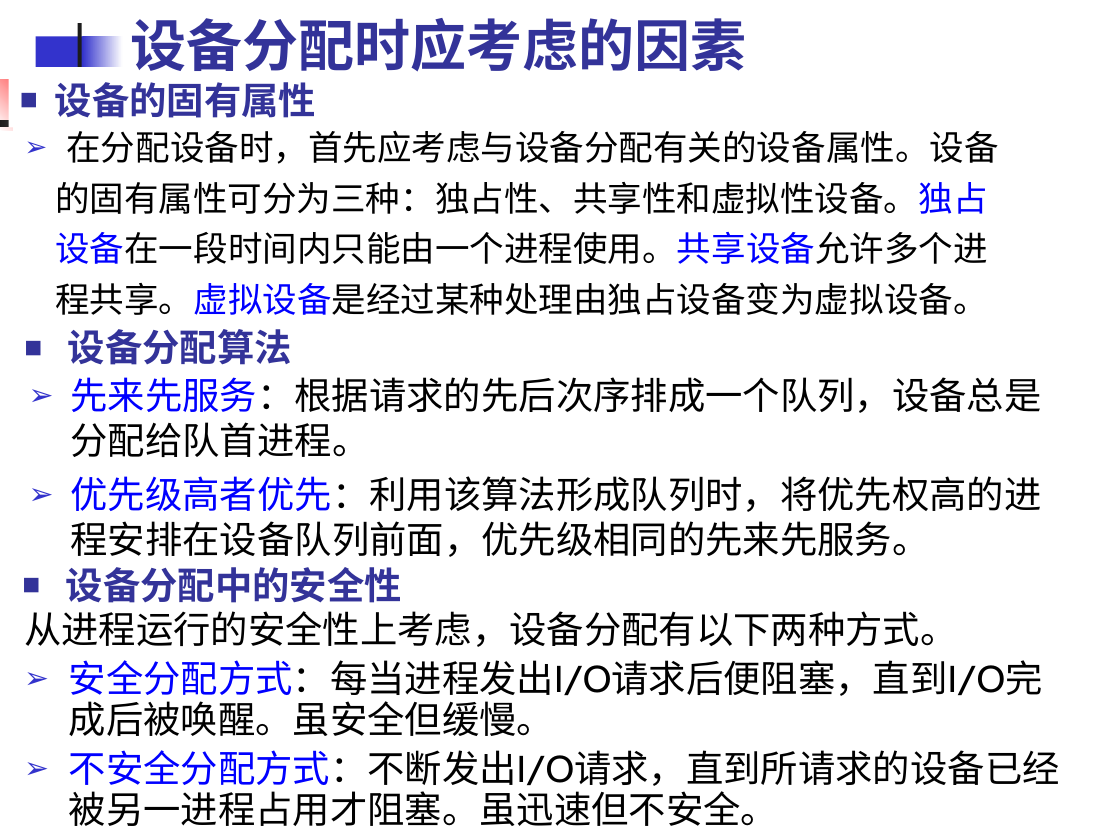
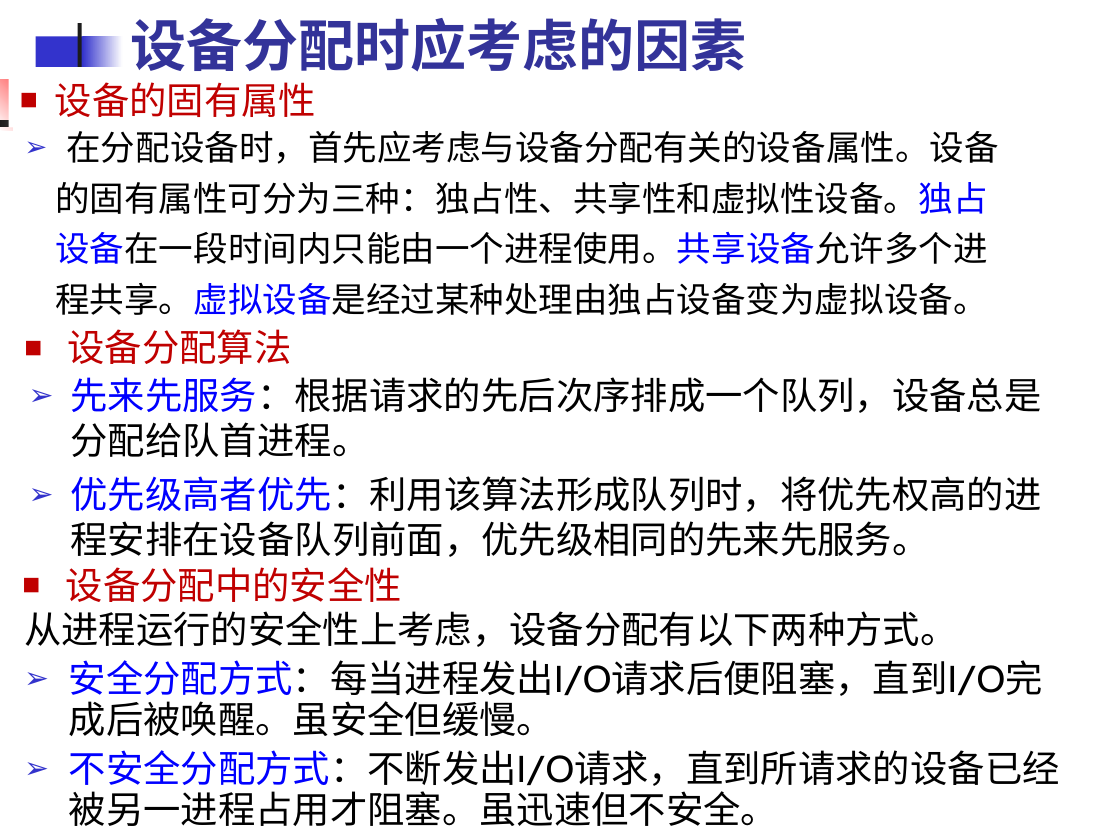
Before and after one commit to edu2act/course-OS, a slide deck: slide 38 of materials/slides/OS_Chap 6.ppt. Drawn at 1120x840 pixels with LibreOffice and Linux fonts; fonts in the diff are those of the drawing. Boxes give left, top, right and bottom in pixels: in the first picture for what was removed or moved away, otherwise in the second. Text is boxed around its words. In the diff, an @@ line names an element or a change of style, - is before the commit and + after.

```diff
--- a/materials/slides/OS_Chap 6.ppt
+++ b/materials/slides/OS_Chap 6.ppt
@@ text colour #333399 to #C00000, bold off; bullet colour #333399 to #C00000 in 3 elements at (9,67,963,128), (68,329,292,364), (66,567,402,602) @@
```
Also in this commit, not shown: 15 other slides changed, 3 other files.
